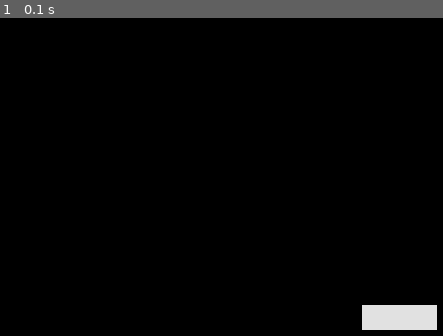
Above: before the commit, frame 1.
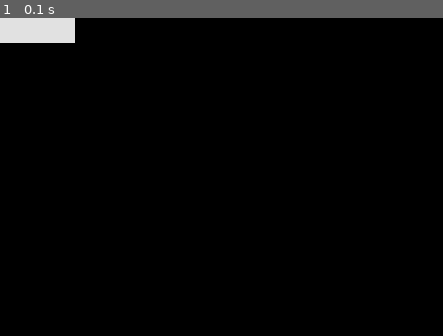
Above: after the commit, the same moment.

Repository: CameronBrenton/PyGame-Challenge
Game: pygame game, started from game.py
Two runs of this game, one before a commit and one after it. Both use one fixed random seed, a clock stepped at 60 frames per second and the inputs below.
Inputs:
- Up to frame 1 (0.1 s): no input

The runs differ from the first frame. In frame 1, 2.7% of the frame differs, in the area x 0-99%, y 0-99%.

Commit message:
Added player movement

Diff:
--- a/game.py
+++ b/game.py
@@ -30,6 +30,16 @@
         self.surf = pygame.Surface((75, 25))
         self.surf.fill((225, 225, 225))
         self.rect = self.surf.get_rect()
+
+    def update(self, pressed_keys):
+        if pressed_keys[K_UP]:
+            self.rect.move_ip(0, -5)
+        if pressed_keys[K_DOWN]:
+            self.rect.move_ip(0, 5)
+        if pressed_keys[K_LEFT]:
+            self.rect.move_ip(-5, 0)
+        if pressed_keys[K_RIGHT]:
+            self.rect.move_ip(5, 0)
 
 class Rectangle:
     def __init__(self, length, width):
@@ -77,6 +87,8 @@
         elif event.type == QUIT:
             running = False
 
+    pressed_keys = pygame.key.get_pressed()
+
     screen.fill((0, 0, 0))
 
     surf_center = (
@@ -84,7 +96,7 @@
        (SCREEN_HEIGHT-player.surf.get_height())/2
     )
 
-    screen.blit(player.surf, surf_center)
+    screen.blit(player.surf, player.rect)
 
     pygame.display.flip()
 
